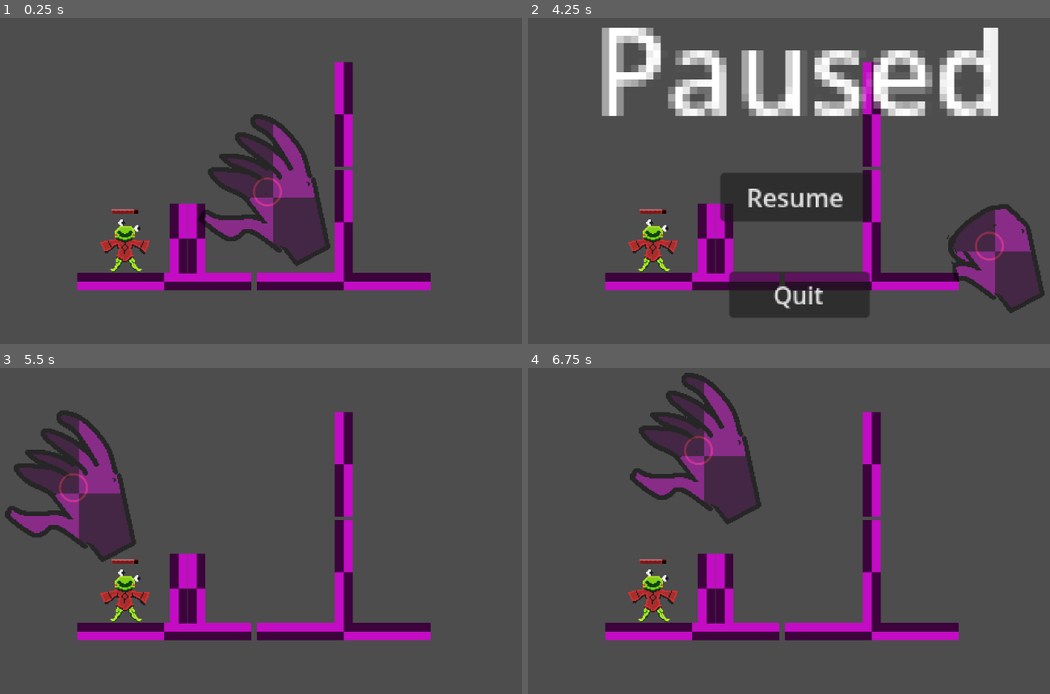
Above: before the commit, frames 1-4 (two rows, left to right).
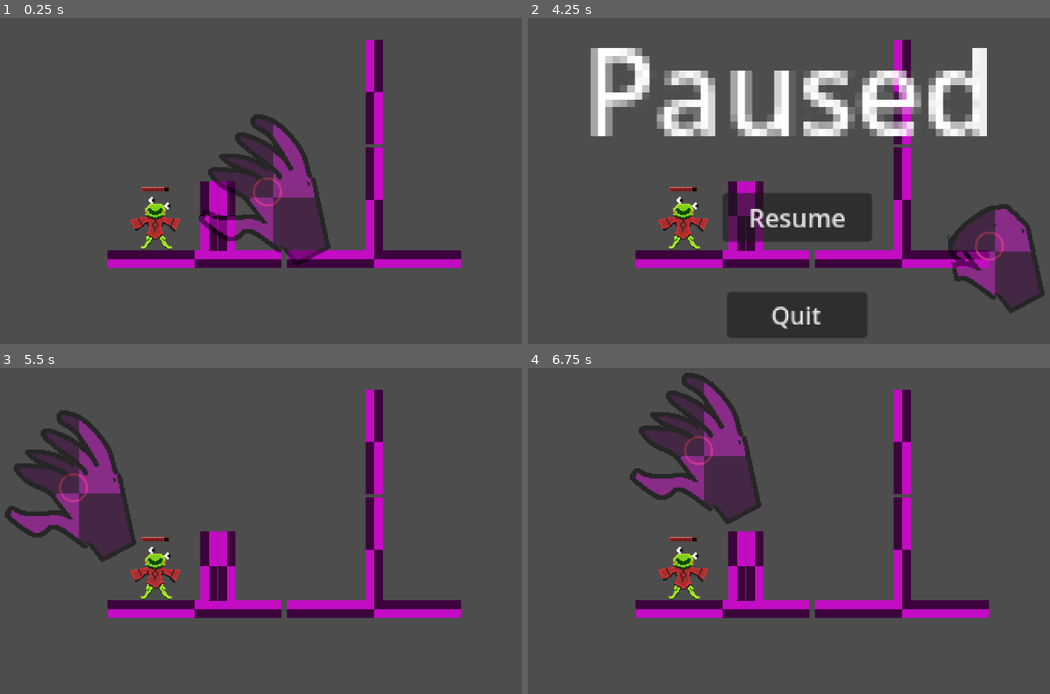
Above: after the commit, the same moments.

Repository: RedFoxLightning/OutsideTheBox
Game: Godot game, scene res://Scenes/MainScenes/main.tscn
Same seed, same stepped clock (60 frames per second), same inputs: the game is played once before the commit and once after it.
Inputs (mouse positions are in pixels of both pictures, inside the frame that each line leads up to):
- Up to frame 1 (0.25 s): no input
- Up to frame 2 (4.25 s): move the mouse to (935, 174) at 0.52 s; press the mouse at (935, 174) at 0.53 s; move the mouse to (663, 210) at 1.27 s; release the mouse at (663, 210) at 1.28 s; tap Middle mouse button (Move) at 1.35, 2.85 s; move the mouse to (862, 112) at 2.02 s; press the mouse at (862, 112) at 2.03 s; move the mouse to (762, 265) at 2.77 s; release the mouse at (762, 265) at 2.78 s; move the mouse to (987, 246) at 3.52 s; press the mouse at (987, 246) at 3.53 s; tap Escape (Pause) at 4.15 s
- Up to frame 3 (5.5 s): release the mouse at (459, 596) at 4.25 s; click "Resume" at 4.25 s; move the mouse to (73, 488) at 5.02 s; tap Middle mouse button (Move) at 5.1 s
- Up to frame 4 (6.75 s): move the mouse to (825, 540) at 5.77 s; press the mouse at (825, 540) at 5.78 s; move the mouse to (700, 449) at 6.52 s; release the mouse at (700, 449) at 6.53 s; tap Middle mouse button (Move) at 6.6 s

The runs differ from the first frame. In frame 1, 15% of the frame differs, in the area x 14-89%, y 6-84%; in frame 2, 34%, in the area x 11-91%, y 2-99%; in frame 3, 15%; in frame 4, 15%.

Commit message:
Moved the camera to the center
To make things less confusing

Diff:
--- a/Scenes/MainScenes/TestingScene.tscn
+++ b/Scenes/MainScenes/TestingScene.tscn
@@ -17,7 +17,7 @@
 
 [node name="RigidBody2D" type="RigidBody2D" parent="." unique_id=650445851]
 z_index = 5
-position = Vector2(508, 366)
+position = Vector2(-44, 21)
 lock_rotation = true
 
 [node name="Grabbable" parent="RigidBody2D" unique_id=160771285 instance=ExtResource("2_qemao")]
@@ -34,7 +34,7 @@
 shape = SubResource("RectangleShape2D_rqtow")
 
 [node name="Floor" type="StaticBody2D" parent="." unique_id=1973552204]
-position = Vector2(25, -198)
+position = Vector2(-527, -543)
 
 [node name="WorldBoundry" type="CollisionShape2D" parent="Floor" unique_id=1751466303]
 position = Vector2(541, 570)
@@ -46,7 +46,7 @@
 texture = ExtResource("3_wc0r2")
 
 [node name="Wall" type="StaticBody2D" parent="." unique_id=1199975598]
-position = Vector2(647, 304)
+position = Vector2(95, -41)
 
 [node name="CollisionShape2D" type="CollisionShape2D" parent="Wall" unique_id=1774147935]
 shape = SubResource("RectangleShape2D_wc0r2")
@@ -57,4 +57,4 @@
 texture = ExtResource("3_wc0r2")
 
 [node name="Goober" parent="." unique_id=1200239407 instance=ExtResource("5_rqtow")]
-position = Vector2(452, 372)
+position = Vector2(-100, 27)
--- a/Scenes/MainScenes/main.tscn
+++ b/Scenes/MainScenes/main.tscn
@@ -9,7 +9,6 @@
 
 [node name="Camera2D" type="Camera2D" parent="." unique_id=1154371112]
 unique_name_in_owner = true
-position = Vector2(579, 325)
 zoom = Vector2(2, 2)
 
 [node name="Vignette" type="Sprite2D" parent="Camera2D" unique_id=1453434037]
@@ -19,7 +18,6 @@
 texture = ExtResource("1_ikxey")
 
 [node name="PauseMenu" parent="Camera2D" unique_id=1150152310 instance=ExtResource("2_xt1mu")]
-position = Vector2(-579, -325)
 
 [node name="TestingScene" parent="." unique_id=1633530728 instance=ExtResource("1_ggftu")]
 
--- a/Scenes/MainScenes/pause_menu.tscn
+++ b/Scenes/MainScenes/pause_menu.tscn
@@ -8,16 +8,17 @@
 mainPauseMenu = NodePath("MainPauseMenu")
 
 [node name="MainPauseMenu" type="Node2D" parent="." unique_id=741060455]
+position = Vector2(-3.25, -6.75)
 
 [node name="Label" type="Label" parent="MainPauseMenu" unique_id=996557134]
 z_index = 3000
 anchors_preset = 5
 anchor_left = 0.5
 anchor_right = 0.5
-offset_left = 100.25
-offset_top = 35.25
-offset_right = 157.25
-offset_bottom = 58.25
+offset_left = -44.0
+offset_top = -35.5
+offset_right = 13.0
+offset_bottom = -12.5
 grow_horizontal = 2
 scale = Vector2(1.635, 1.635)
 text = "Paused"
@@ -29,10 +30,10 @@
 anchor_top = 0.5
 anchor_right = 0.5
 anchor_bottom = 0.5
-offset_left = 127.5
-offset_top = 77.25
-offset_right = 223.0
-offset_bottom = 108.25
+offset_left = -13.0
+offset_top = 7.0
+offset_right = 82.5
+offset_bottom = 38.0
 grow_horizontal = 2
 grow_vertical = 2
 scale = Vector2(0.349, 0.349)
@@ -45,10 +46,10 @@
 anchor_top = 0.5
 anchor_right = 0.5
 anchor_bottom = 0.5
-offset_left = 129.5
-offset_top = 99.0
-offset_right = 224.0
-offset_bottom = 130.0
+offset_left = -12.5
+offset_top = 28.749998
+offset_right = 82.0
+offset_bottom = 59.75
 grow_horizontal = 2
 grow_vertical = 2
 scale = Vector2(0.331, 0.331)
